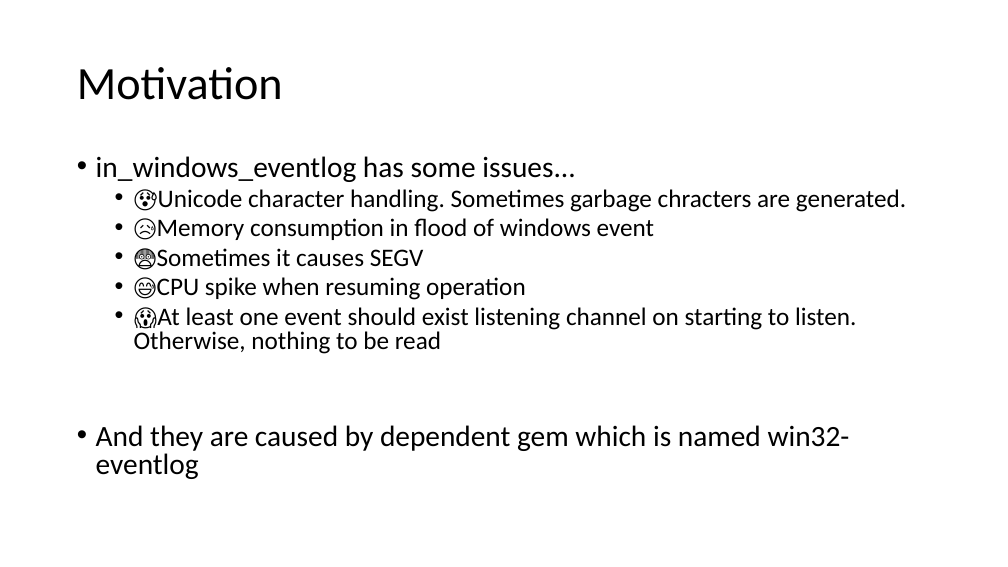
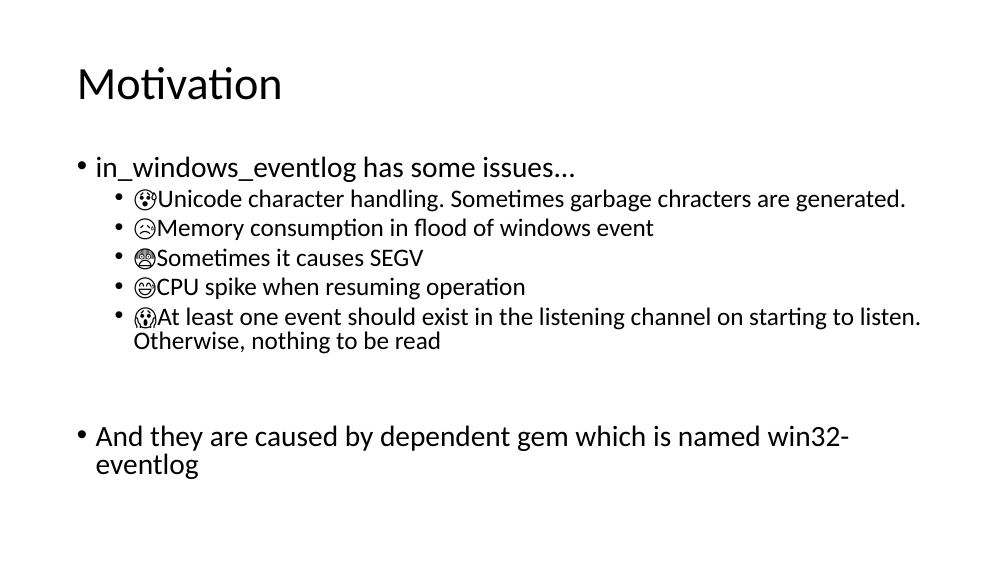
Before and after one commit to cosmo0920/fluentd-meetup-slide-20190717, a slide deck: slide 4 of Fluentd meetup 2019.pptx. Drawn at 1008x567 pixels with LibreOffice and Linux fonts; fonts in the diff are those of the drawing. Boxes give left, top, right and bottom in pixels: in the first picture for what was removed or moved away, otherwise in the second. Text is boxed around its words. In the diff, an @@ line names an element or a change of style, - is before the commit and + after.

```diff
--- a/Fluentd meetup 2019.pptx
+++ b/Fluentd meetup 2019.pptx
@@ text at (134, 307, 921, 354): text changed @@
-  • 😱At least one event should exist listening channel on starting to listen. Otherwise, nothing to be read
+  • 😱At least one event should exist in the listening channel on starting to listen. Otherwise, nothing to be read
```
Also in this commit, not shown: 1 other slide changed.
